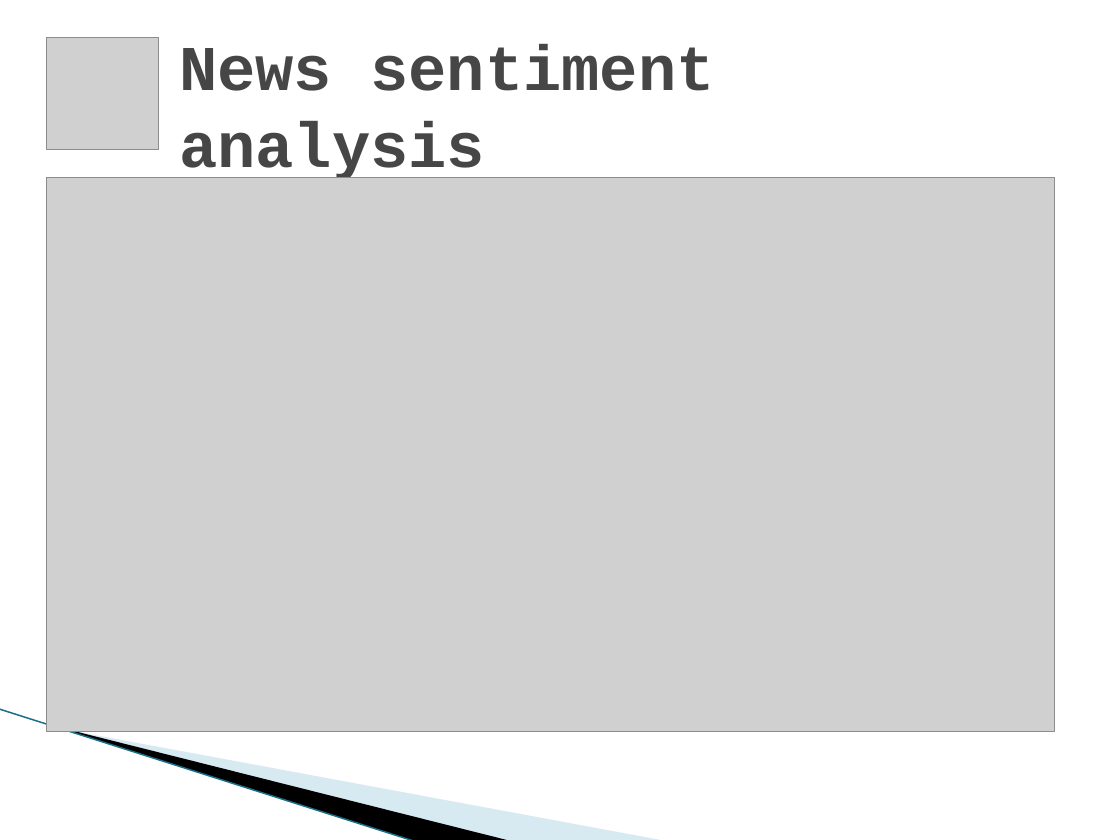
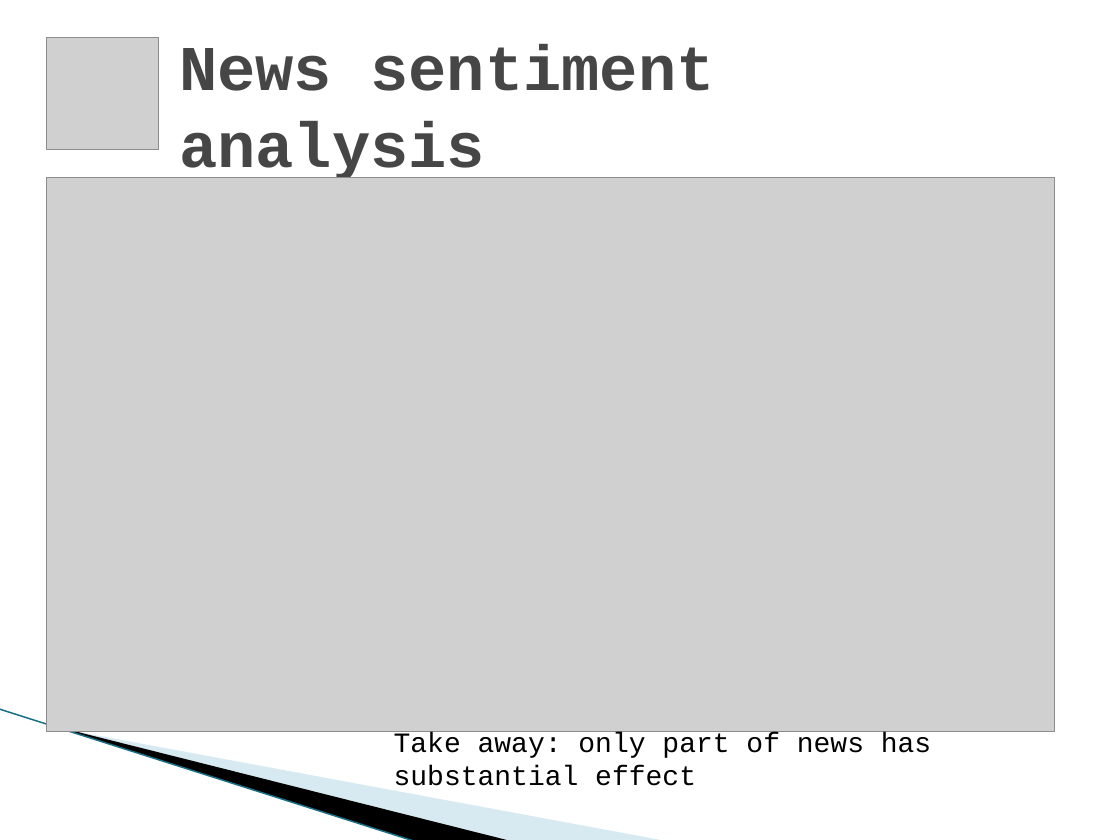
Before and after one commit to yyl/btc-price-analysis, a slide deck: slide 23 of DM_Project.pptx. Drawn at 1120x840 pixels with LibreOffice and Linux fonts; fonts in the diff are those of the drawing; grey boxes stand for pictures; background and template pictures are left out. Boxes give left, top, right and bottom in pixels: in the first picture for what was removed or moved away, otherwise in the second. Text is boxed around its words. In the diff, an @@ line names an element or a change of style, - is before the commit and + after.

```diff
--- a/DM_Project.pptx
+++ b/DM_Project.pptx
@@ text added at bbox=[394, 732, 931, 786], 18 pt, text #000000 @@
+Take away: only part of news has substantial effect
```
Also in this commit, not shown: 6 other slides changed.
